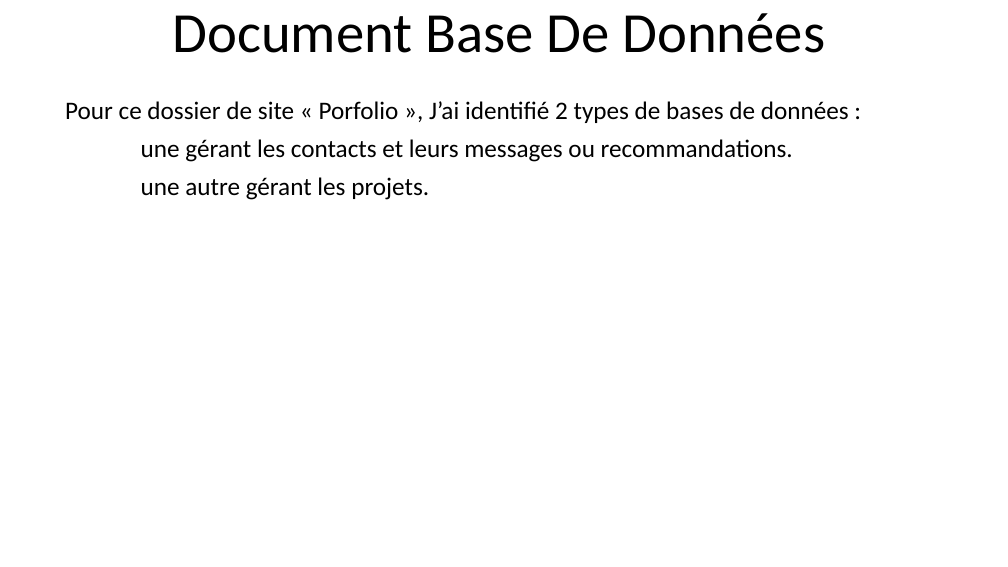
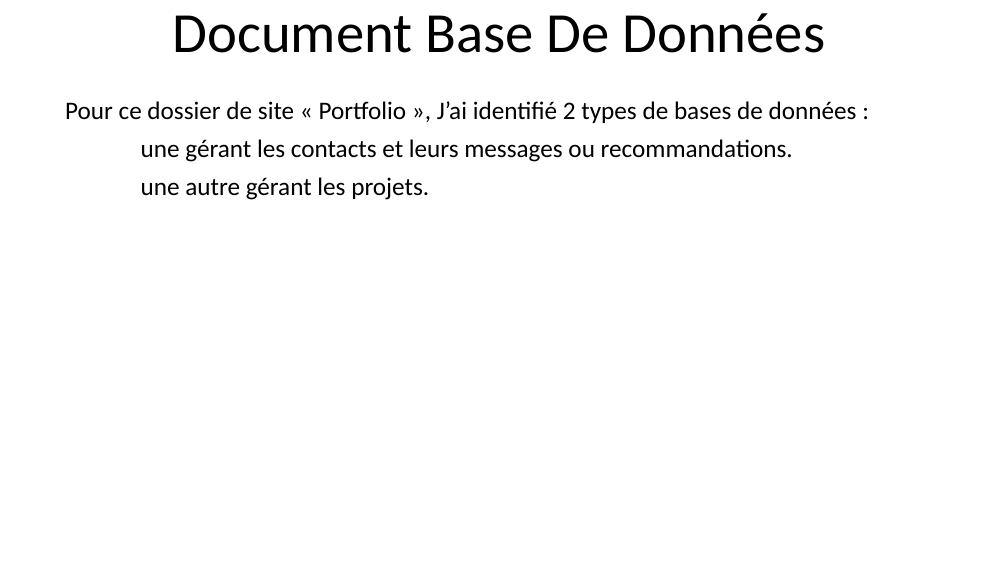
Before and after one commit to Jarzaguet/portfolio_Jarzaguet_Frederic, a slide deck: slide 1 of documents/Document Base De Données.pptx. Drawn at 1008x567 pixels with LibreOffice and Linux fonts; fonts in the diff are those of the drawing. Boxes give left, top, right and bottom in pixels: in the first picture for what was removed or moved away, otherwise in the second. Text is boxed around its words. In the diff, an @@ line names an element or a change of style, - is before the commit and + after.

Commit message:
MAJ documents

```diff
--- a/documents/Document Base De Données.pptx
+++ b/documents/Document Base De Données.pptx
@@ subtitle at [65,101,857,123]: text changed @@
-Pour ce dossier de site « Porfolio », J’ai identifié 2 types de bases de données :
+Pour ce dossier de site « Portfolio », J’ai identifié 2 types de bases de données :
```
Also in this commit, not shown: 6 other files.
